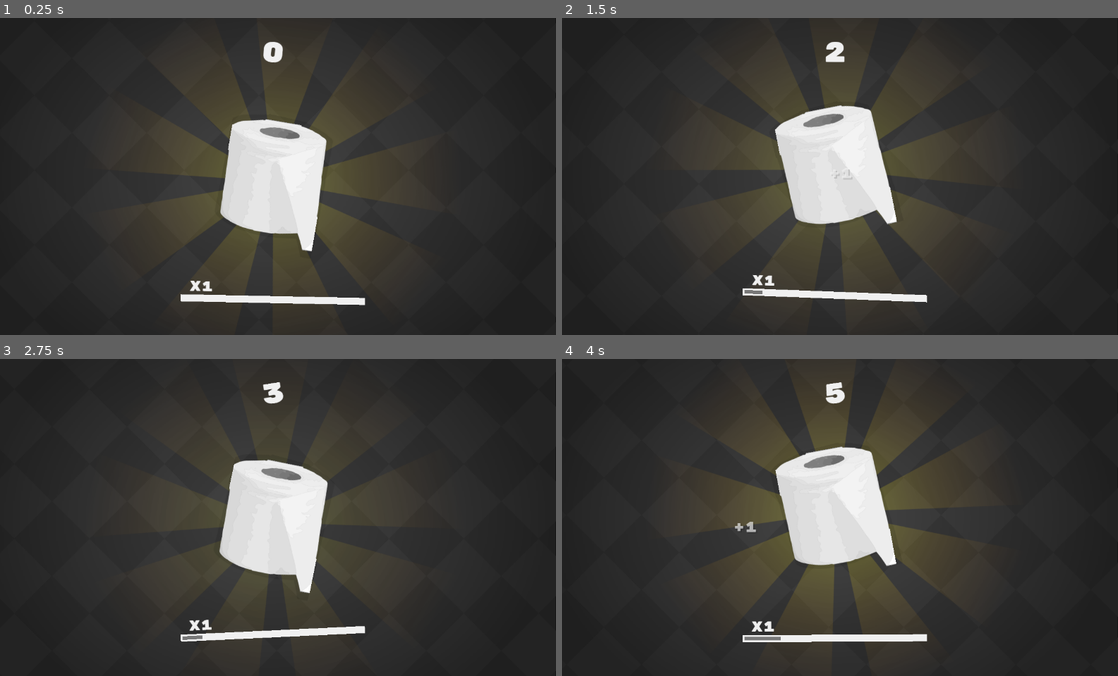
Above: before the commit, frames 1-4 (two rows, left to right).
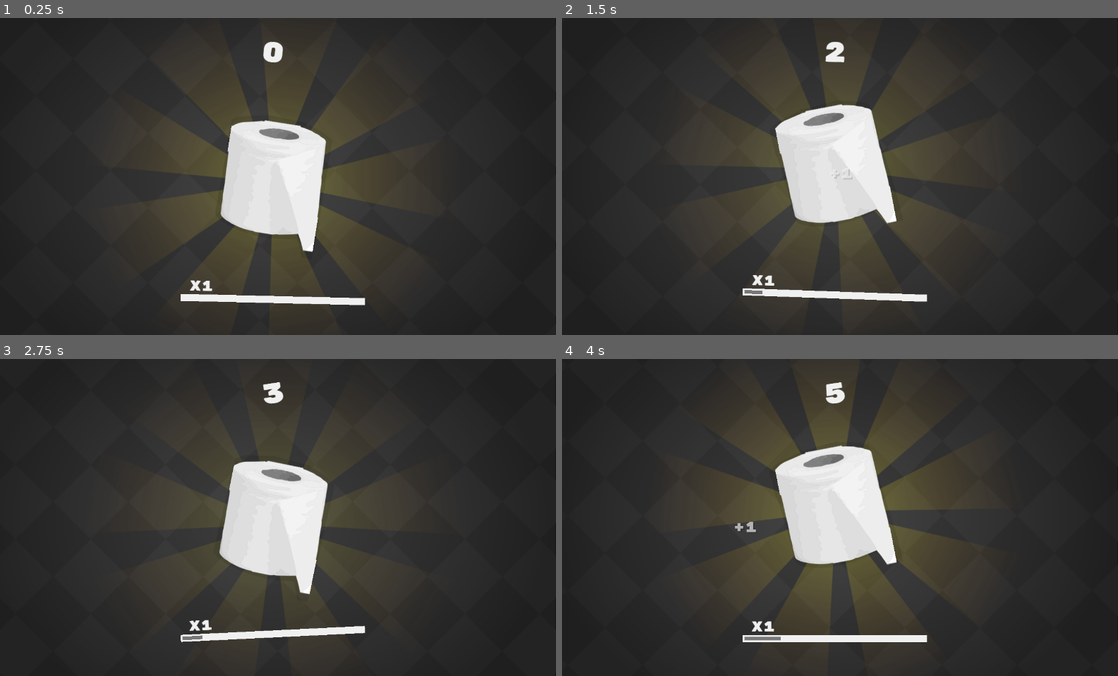
Above: after the commit, the same moments.

Repository: magwoo/PaperClicker
Game: Godot game, scene res://gameplay/game.tscn
Same seed, same stepped clock (60 frames per second), same inputs: the game is played once before the commit and once after it. The engine's default icon, where the game draws it, is replaced by a stand-in: a white triangle on a blue panel in a dark square.
Inputs (mouse positions are in pixels of both pictures, inside the frame that each line leads up to):
- Up to frame 1 (0.25 s): no input
- Up to frame 2 (1.5 s): click (834, 176) at 0.5 s; click (834, 176) at 1.25 s
- Up to frame 3 (2.75 s): click (272, 517) at 2 s
- Up to frame 4 (4 s): move the mouse to (962, 501) at 2.77 s; tap Space at 3.02, 3.77 s; move the mouse to (723, 533) at 3.52 s

The runs differ from the first frame. In frame 1, 0.8% of the frame differs, in the area x 32-66%, y 7-91%; in frame 2, 0.5%; in frame 3, 0.4%; in frame 4, 1.0%, in the area x 29-68%, y 7-90%.

Commit message:
added auto cost colors

Diff:
--- a/menu/shop/button/shop_button.gd
+++ b/menu/shop/button/shop_button.gd
@@ -4,6 +4,8 @@
 
 const PANEL_SEPARATION: float = 16.0
 const LOCKED_ICON: StreamTexture = preload('res://menu/shop/icons/locked.svg')
+const GREEN_COLOR: Color = Color(0.639216, 1, 0.560784)
+const RED_COLOR: Color = Color(1, 0.560784, 0.560784)
 
 export var item_name: String = 'example name'
 export var item_icon: StreamTexture = preload('res://icon.png')
@@ -33,12 +35,18 @@
 	self.connect('button_up', self, 'unpress')
 	self.rect_pivot_offset = self.rect_size / 2.0
 	info_name.text = self.tr(item_name)
-	info_tpps.text = '+{0} {1}'.format([paper_per_second, self.tr('#PPS')])
+	info_tpps.text = '+{0} {1}'.format([Global.cut_number(paper_per_second), self.tr('#PPS')])
 	info_description.text = self.tr(item_description)
 	texture.texture = item_icon
 	texture.rect_pivot_offset = texture.rect_size / 2.0
 	update_cost()
 	unfocus()
+
+
+func _physics_process(delta: float) -> void:
+	var cost: int = get_cost()
+	if Data.scores < cost: info_cost.self_modulate = RED_COLOR
+	else: info_cost.self_modulate = GREEN_COLOR
 
 
 func focus() -> void:
--- a/project.godot
+++ b/project.godot
@@ -89,6 +89,7 @@
 
 [physics]
 
+common/physics_fps=10
 common/enable_pause_aware_picking=true
 
 [rendering]
--- a/resources/translation/translation.csv
+++ b/resources/translation/translation.csv
@@ -13,4 +13,4 @@
 #PORTAL;ПОРТАЛ;PORTAL
 #CULT;КУЛЬТ;CULT
 #CLICK;НАЖАТИЕ;CLICK
-#PPS;БУМАГИ В СЕКУНДУ;PAPER PER SECOND
+#PPS;В СЕКУНДУ;PER SECOND
